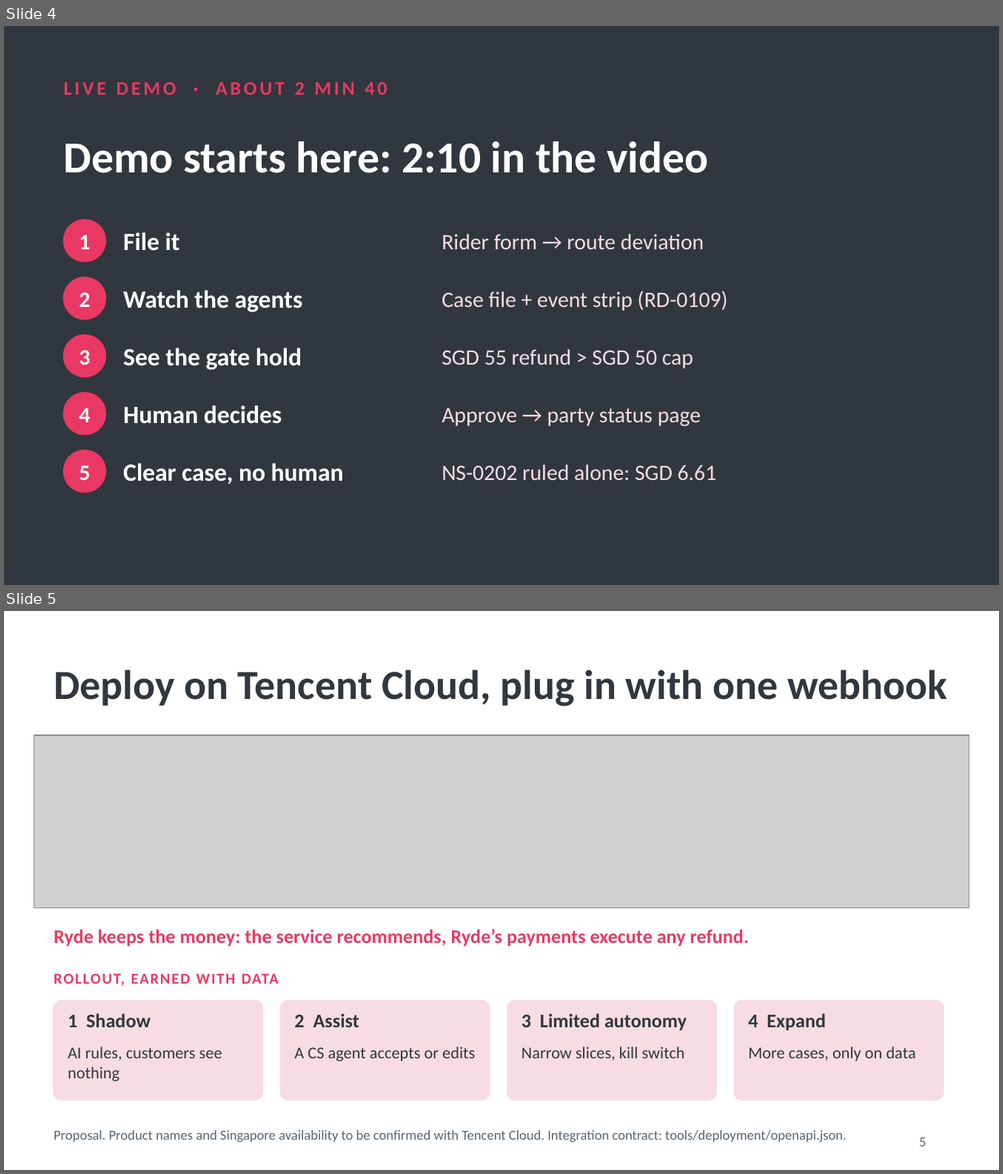
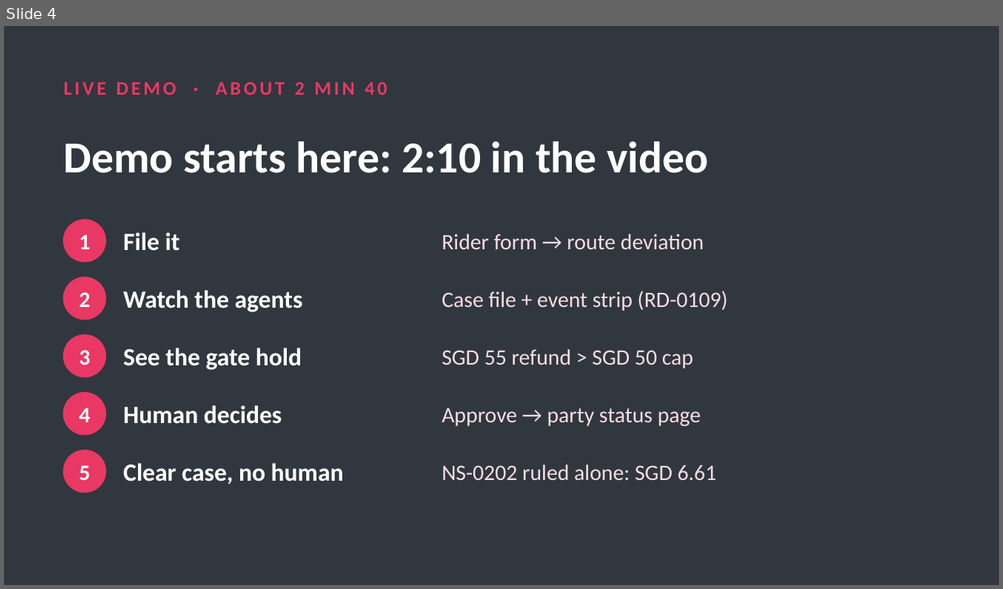
Before and after one commit to hermicaduceus/ryde-dispute-resolution-submission, a slide deck: tools/deployment/ryde-dispute-pitch.pptx. Shown one above the other, each under a label of ours: slides 4 and 5 before the commit, slide 4 after it. The pictures are 1003x1174 and 1003x589 pixels, drawn with LibreOffice and Linux fonts; fonts in the diff are those of the drawing; grey boxes stand for pictures. Boxes give left, top, right and bottom in pixels: in the first picture for what was removed or moved away, otherwise in the second. Text is boxed around its words. In the diff, an @@ line names an element or a change of style, - is before the commit and + after.

```diff
--- a/tools/deployment/ryde-dispute-pitch.pptx
+++ b/tools/deployment/ryde-dispute-pitch.pptx
@@ slide 5 removed at (4,611,999,1170), background #FFFFFF @@
@@ text removed at (54,669,947,706) @@
-Deploy on Tencent Cloud, plug in with one webhook
@@ picture removed at (34,735,969,908) @@
@@ text removed at (54,929,748,946) @@
-Ryde keeps the money: the service recommends, Ryde’s payments execute any refund.
@@ text removed at (54,974,279,986) @@
-ROLLOUT, EARNED WITH DATA
@@ rounded rectangle removed at (54,1001,262,1100) @@
@@ rounded rectangle removed at (281,1001,489,1100) @@
@@ rounded rectangle removed at (507,1001,716,1100) @@
@@ rounded rectangle removed at (734,1001,943,1100) @@
@@ text removed at (68,1014,151,1028) @@
-1 Shadow
@@ text removed at (294,1014,359,1028) @@
-2 Assist
@@ text removed at (521,1014,686,1031) @@
-3 Limited autonomy
@@ text removed at (748,1014,825,1031) @@
-4 Expand
@@ text removed at (68,1047,222,1082) @@
-AI rules, customers see nothing
@@ text removed at (294,1047,475,1062) @@
-A CS agent accepts or edits
@@ text removed at (521,1047,685,1061) @@
-Narrow slices, kill switch
@@ text removed at (748,1047,916,1062) @@
-More cases, only on data
@@ text removed at (54,1130,846,1142) @@
-Proposal. Product names and Singapore availability to be confirmed with Tencent Cloud. Integration contract: tools/deployment/openapi.json.
@@ page number removed at (919,1138,925,1147) @@
-5
```
Also in this commit, not shown: 6 slides changed, 2 slides added, 3 other files.
